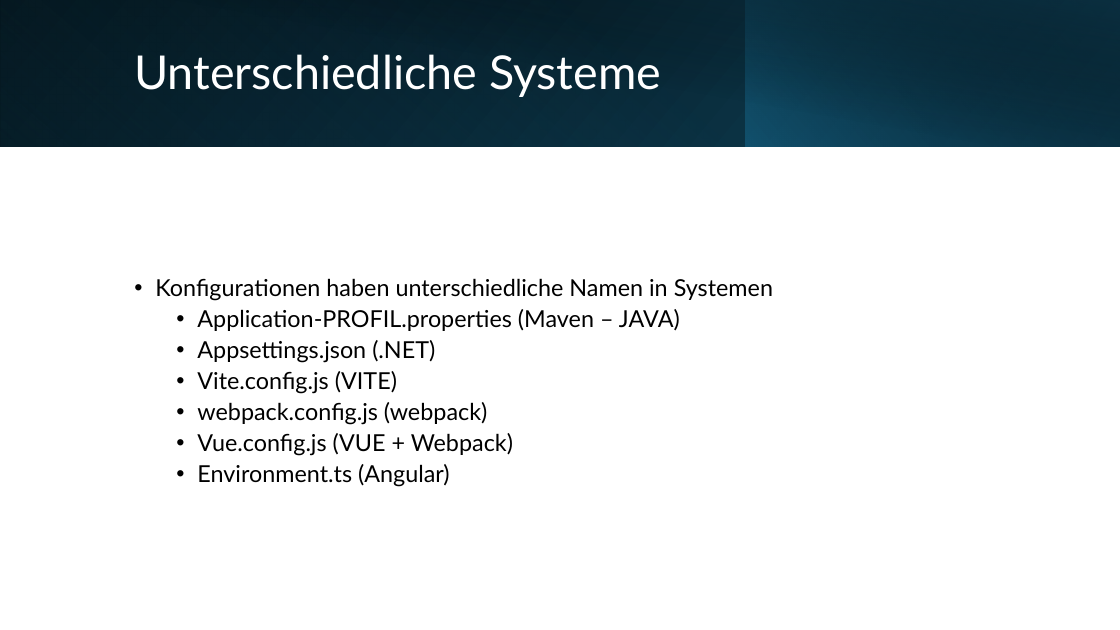
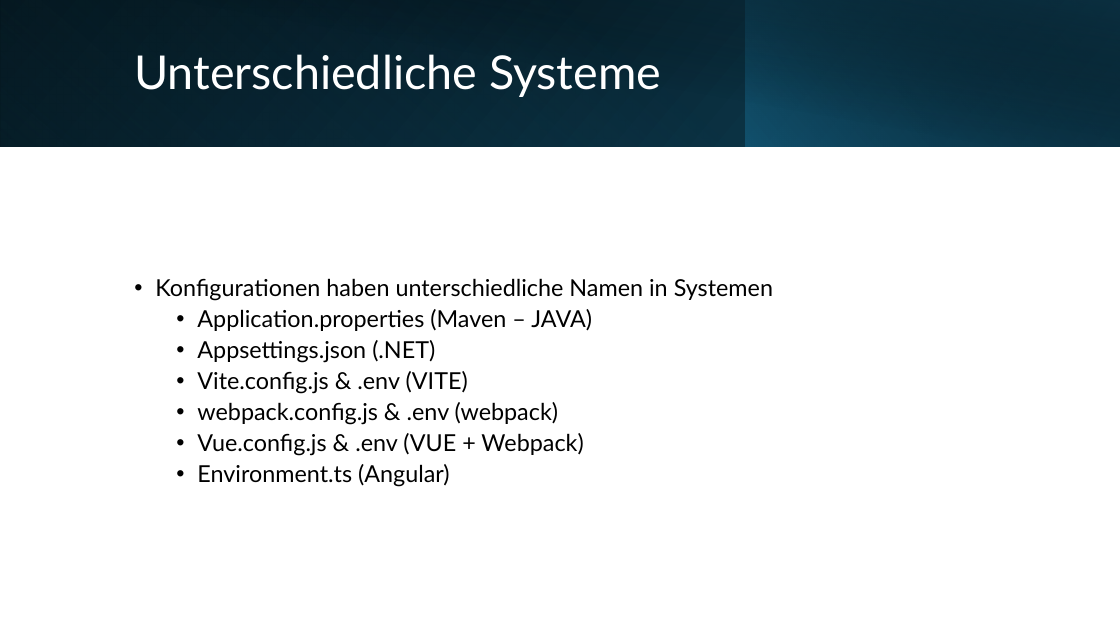
Before and after one commit to Gozrid/Konfigurationsmanagement, a slide deck: slide 7 of Konfigurationen.pptx. Drawn at 1120x630 pixels with LibreOffice and Linux fonts; fonts in the diff are those of the drawing. Boxes give left, top, right and bottom in pixels: in the first picture for what was removed or moved away, otherwise in the second. Text is boxed around its words. In the diff, an @@ line names an element or a change of style, - is before the commit and + after.

```diff
--- a/Konfigurationen.pptx
+++ b/Konfigurationen.pptx
@@ text at [197,309,592,331]: text changed @@
-  • Application-PROFIL.properties (Maven – JAVA)
+  • Application.properties (Maven – JAVA)
@@ text at [197,371,583,456]: text changed @@
-  • Vite.config.js (VITE)
-  • webpack.config.js (webpack)
-  • Vue.config.js (VUE + Webpack)
+  • Vite.config.js & .env (VITE)
+  • webpack.config.js & .env (webpack)
+  • Vue.config.js & .env (VUE + Webpack)
```
Also in this commit, not shown: 1 other slide changed.
